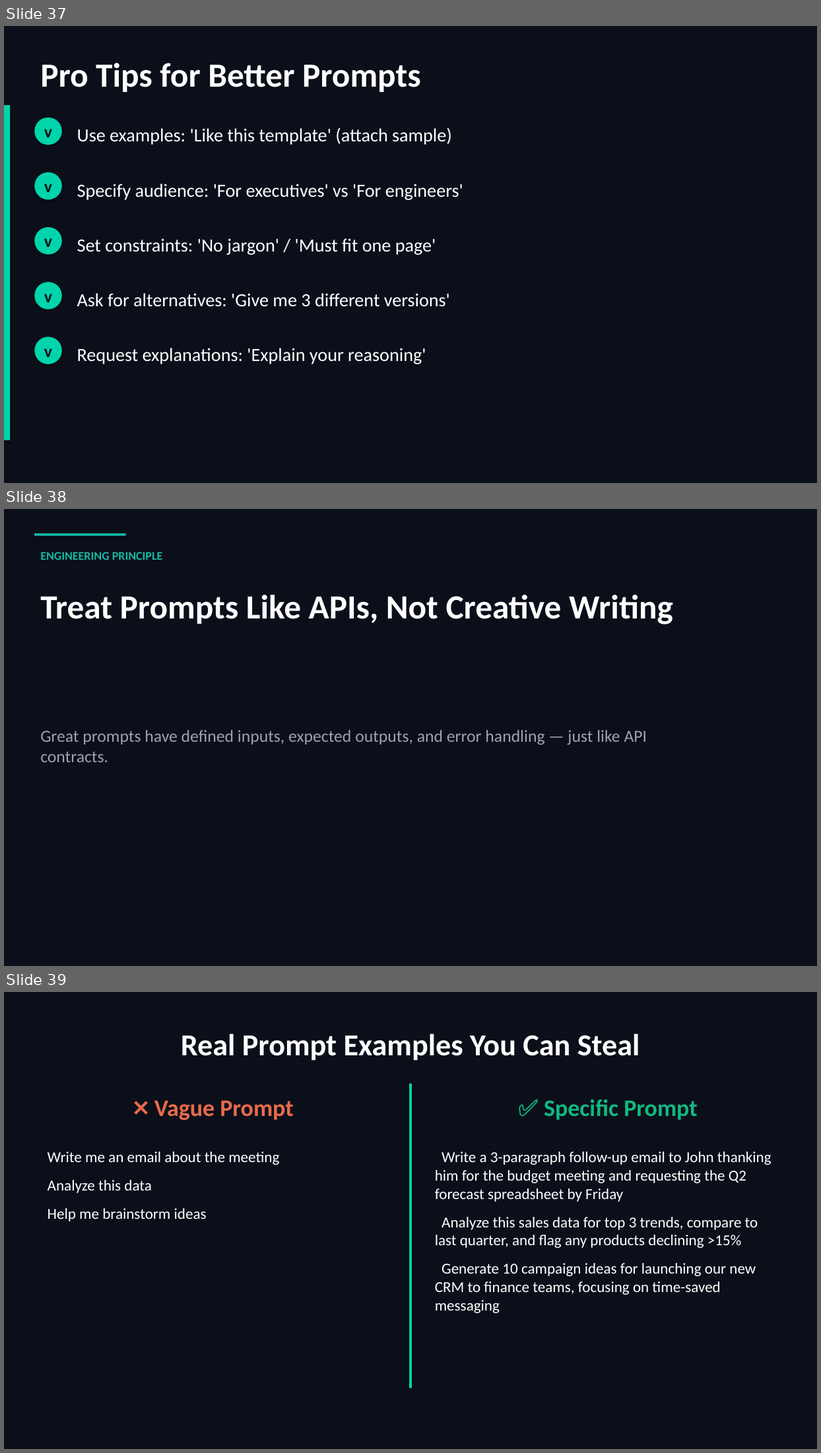
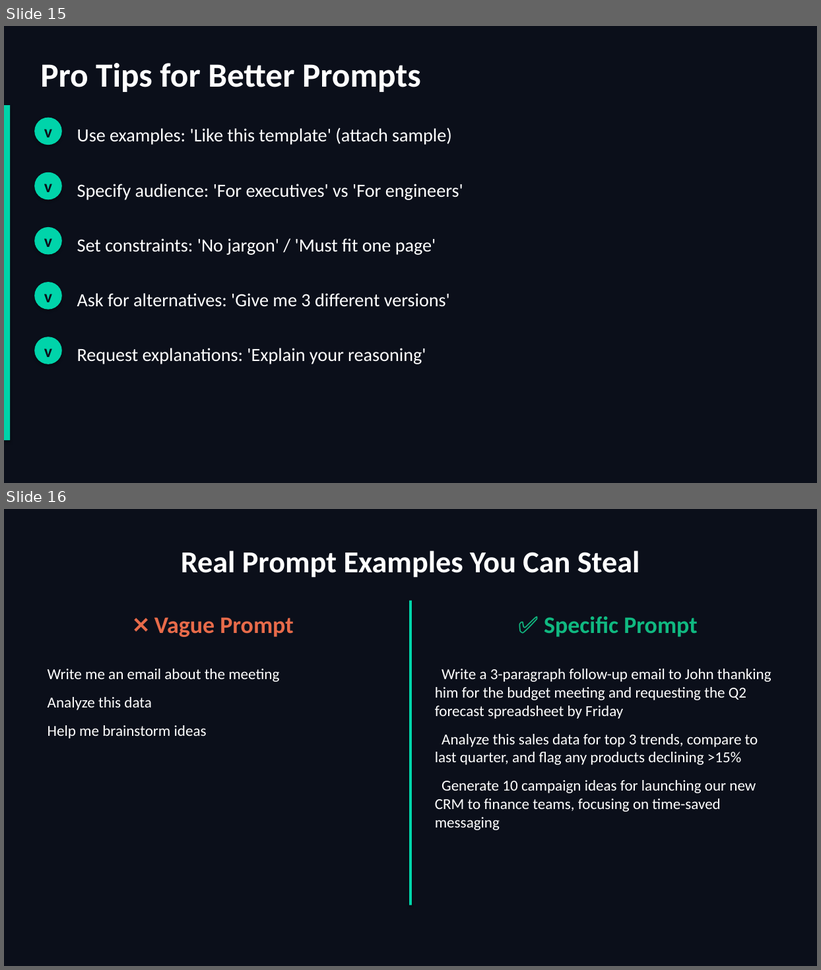
Before and after one commit to scottrhay/AIA-ClaudeCopilot, a slide deck: slides/Day1_Claude_for_Business.pptx. Shown one above the other, each under a label of ours: slides 37, 38 and 39 before the commit, slides 15 and 16 after it. The pictures are 821x1453 and 821x970 pixels, drawn with LibreOffice and Linux fonts; fonts in the diff are those of the drawing. Boxes give left, top, right and bottom in pixels: in the first picture for what was removed or moved away, otherwise in the second. Text is boxed around its words. In the diff, an @@ line names an element or a change of style, - is before the commit and + after.

```diff
--- a/slides/Day1_Claude_for_Business.pptx
+++ b/slides/Day1_Claude_for_Business.pptx
@@ slide 38 removed at (4,509,817,966), background #0B0F1A @@
@@ rectangle removed at (34,533,126,536) @@
@@ text removed at (40,552,163,560) @@
-ENGINEERING PRINCIPLE
@@ text removed at (40,595,673,625) @@
-Treat Prompts Like APIs, Not Creative Writing
@@ text removed at (40,730,648,762) @@
-Great prompts have defined inputs, expected outputs, and error handling — just like API contracts.
@@ what was slide 37 is now slide 15 @@
@@ what was slide 39 is now slide 16 @@
```
Also in this commit, not shown: 3 slides changed, 3 other slides removed.
